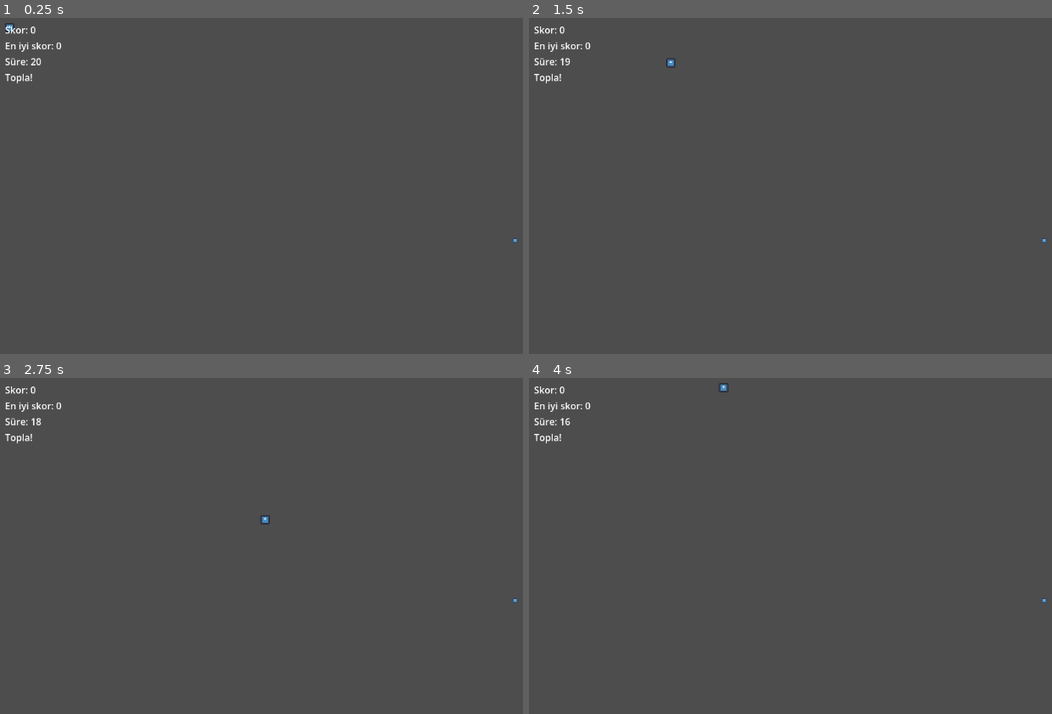
Above: before the commit, frames 1-4 (two rows, left to right).
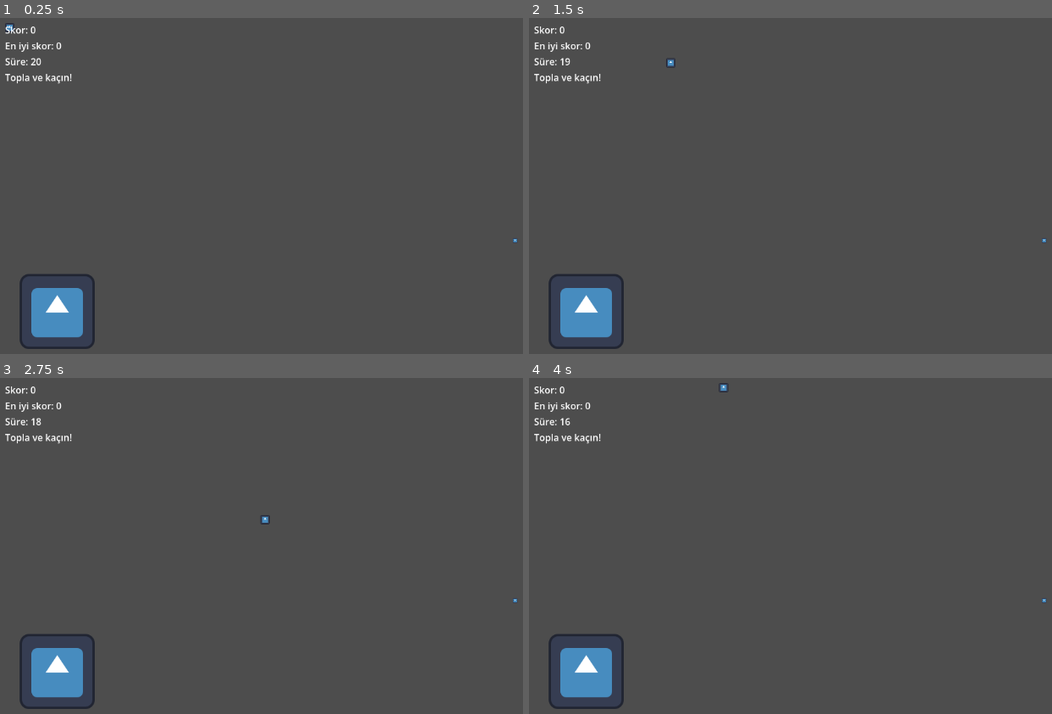
Above: after the commit, the same moments.

Repository: kilicaslanyusuf/week-01-button-test
Game: Godot game, scene res://collector_game.tscn
Same seed, same stepped clock (60 frames per second), same inputs: the game is played once before the commit and once after it. This scene is started directly instead of the project's main scene. The engine's default icon, where the game draws it, is replaced by a stand-in: a white triangle on a blue panel in a dark square.
Inputs:
- Up to frame 1 (0.25 s): no input
- Up to frame 2 (1.5 s): tap Enter (ui_accept) at 0.5, 0.6, 0.77, 1.07, 1.35 s; hold Right (ui_right) 0.53-1.28 s; hold Down (ui_down) from 1.28 s (still down)
- Up to frame 3 (2.75 s): tap Enter (ui_accept) at 1.52, 1.82, 2, 2.1 s; release Down (ui_down) at 2.03 s; hold Right (ui_right) from 2.03 s (still down)
- Up to frame 4 (4 s): tap Enter (ui_accept) at 2.75, 2.85, 3.02, 3.32, 3.6, 3.77 s; release Right (ui_right) at 2.78 s; hold Up (ui_up) 2.78-3.53 s; hold Left (ui_left) from 3.53 s (still down)

The runs differ from the first frame. In frame 1, 2.0% of the frame differs, in the area x 3-19%, y 16-99%; in frame 2, 2.0%; in frame 3, 2.0%; in frame 4, 2.0%.

Commit message:
Add hazard and time penalty to collector game

Diff:
--- a/collector_game.tscn
+++ b/collector_game.tscn
@@ -9,6 +9,9 @@
 
 [sub_resource type="CircleShape2D" id="CircleShape2D_sjvmx"]
 radius = 14.0
+
+[sub_resource type="CircleShape2D" id="CircleShape2D_iik1f"]
+radius = 16.0
 
 [node name="Game" type="Node2D" unique_id=51051188]
 script = ExtResource("1_iik1f")
@@ -59,5 +62,13 @@
 position = Vector2(543, 248)
 shape = SubResource("CircleShape2D_sjvmx")
 
+[node name="Hazard" type="Area2D" parent="." unique_id=1562727753]
+
+[node name="HazardSprite" type="Sprite2D" parent="Hazard" unique_id=1090380856]
+texture = ExtResource("2_iik1f")
+
+[node name="CollisionShape2D" type="CollisionShape2D" parent="Hazard" unique_id=788609504]
+shape = SubResource("CircleShape2D_iik1f")
+
 [connection signal="timeout" from="GameTimer" to="." method="_on_game_timer_timeout"]
 [connection signal="body_entered" from="Collectible" to="." method="_on_collectible_body_entered"]
--- a/game.gd
+++ b/game.gd
@@ -13,6 +13,7 @@
 @onready var status_label = $CanvasLayer/UIBox/StatusLabel
 @onready var player = $Player
 @onready var collectible = $Collectible
+@onready var hazard = $Hazard
 @onready var game_timer = $GameTimer
 
 func _ready():
@@ -23,14 +24,16 @@
 	score = 0
 	time_left = 20
 	game_active = true
-	status_label.text = "Topla!"
+	status_label.text = "Topla ve kaçın!"
 	move_collectible()
+	move_hazard()
 	update_ui()
 	game_timer.start()
 
 func _physics_process(_delta):
 	if game_active:
 		check_collect()
+		check_hazard()
 
 	if Input.is_action_just_pressed("ui_accept") and not game_active:
 		start_new_game()
@@ -40,10 +43,16 @@
 	best_score_label.text = "En iyi skor: %d" % best_score
 	time_label.text = "Süre: %d" % time_left
 
-
 func move_collectible():
 	var size = get_viewport_rect().size
 	collectible.global_position = Vector2(
+		rng.randi_range(40, int(size.x) - 40),
+		rng.randi_range(40, int(size.y) - 40)
+	)
+
+func move_hazard():
+	var size = get_viewport_rect().size
+	hazard.global_position = Vector2(
 		rng.randi_range(40, int(size.x) - 40),
 		rng.randi_range(40, int(size.y) - 40)
 	)
@@ -55,8 +64,23 @@
 		if score > best_score:
 			best_score = score
 
+		status_label.text = "Topladın!"
 		update_ui()
 		move_collectible()
+
+func check_hazard():
+	if player.global_position.distance_to(hazard.global_position) < 28:
+		time_left -= 3
+
+		if time_left < 0:
+			time_left = 0
+
+		status_label.text = "Çarptın! -3 saniye"
+		update_ui()
+		move_hazard()
+
+		if time_left <= 0:
+			finish_game()
 
 func _on_game_timer_timeout():
 	if not game_active:
